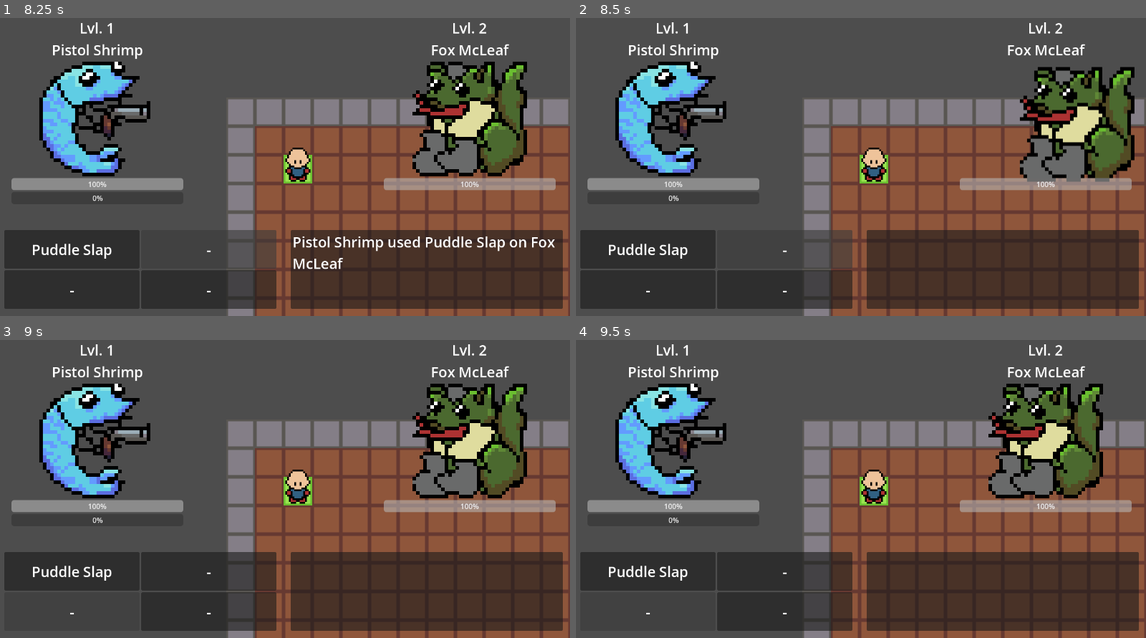
Above: before the commit, frames 1-4 (two rows, left to right).
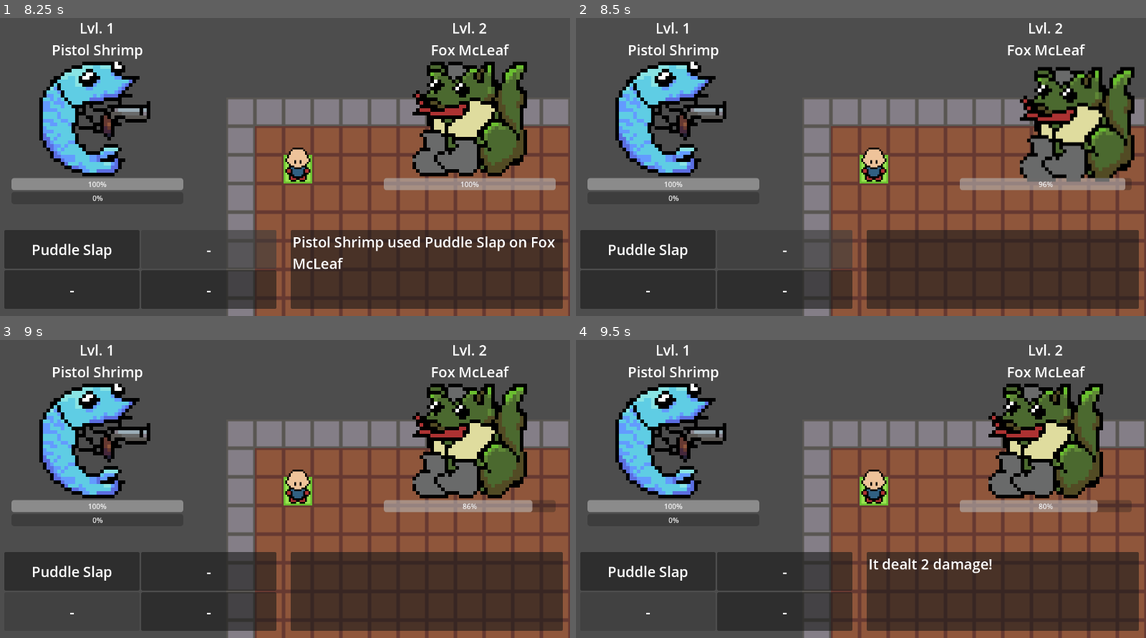
Above: after the commit, the same moments.

Repository: jevonsp/monster-tamer
Game: Godot game, scene res://main/main.tscn
The game is run twice, just before and just after one commit, with the same random seed, the same clock (stepped at 60 frames per second) and the same inputs.
Inputs:
- Up to frame 1 (8.25 s): tap Enter at 0.5 s; hold D (right) 0.53-1.28 s; hold Space (yes) 0.53-1.28 s; hold S (down) 1.28-2.03 s; tap Space (yes) at 1.35, 2.85, 4.35 s; hold D (right) 2.03-2.78 s; hold Space (yes) 2.03-2.78 s; hold W (up) 2.78-3.53 s; hold Space (yes) 3.53-4.28 s; hold A (left) 3.53-5.03 s; tap Escape (no) at 4.15 s; hold S (down) 5.03-5.75 s; hold Space (yes) 5.03-5.75 s; click "Party" at 5.75 s; click "Fight" at 6.5 s; click "Puddle Slap" at 7.25 s; click "-" at 8 s
- Up to frame 2 (8.5 s): no input
- Up to frame 3 (9 s): click "-" at 8.75 s
- Up to frame 4 (9.5 s): no input

Frame 1 is identical in both runs. In frame 2, less than 0.1% of the frame differs, in the area x 80-98%, y 53-58%; in frame 3, 0.2%; in frame 4, 0.7%, in the area x 51-98%, y 53-79%.

Commit message:
Move Sequencing/Await Completed

Diff:
--- a/battle/battle.gd
+++ b/battle/battle.gd
@@ -2,7 +2,19 @@
 enum VisibilityState {OPTIONS, MOVES}
 var vis_state: VisibilityState = VisibilityState.OPTIONS
 
-var processing: bool = false
+var processing: bool = false:
+	set(value):
+		processing = value
+		if not processing:
+			var focused = get_viewport().gui_get_focus_owner()
+			if focused:
+				focused.release_focus()
+		else:
+			match vis_state:
+				VisibilityState.OPTIONS:
+					focus_last_used_option(last_focused_option)
+				VisibilityState.MOVES:
+					focus_last_used_move(last_focused_move)
 
 var player_actor
 var enemy_actor
@@ -47,9 +59,7 @@
 	bind_buttons()
 
 
-func _input(event: InputEvent) -> void:
-	if not processing:
-		return
+func _unhandled_input(event: InputEvent) -> void:
 	match vis_state:
 		VisibilityState.OPTIONS:
 			if event.is_action_pressed("no"):
@@ -153,6 +163,7 @@
 	enemy_hp_bar.max_value = enemy_actor.max_hitpoints
 	enemy_hp_bar.value = enemy_actor.current_hitpoints
 	enemy_hp_bar.actor = enemy_actor
+
 
 func update_exp() -> void:
 	var max_exp = Monster.EXPERIENCE_PER_LEVEL * player_actor.level
@@ -214,6 +225,7 @@
 
 	# TODO: Signals ?
 	processing = false
+	print("set processing: ", processing)
 	#get_enemy_action()
 	execute_turn_queue()
 
@@ -295,11 +307,10 @@
 		var actor = data[0]
 		var target = data[1]
 
-		action.execute(actor, target)
+		await action.execute(actor, target)
 
 	clear_turn_queue()
 	processing = true
-
 
 func clear_turn_queue() -> void:
 	turn_queue.clear()
--- a/battle/hp_bar.gd
+++ b/battle/hp_bar.gd
@@ -1,2 +1,17 @@
 extends ProgressBar
 var actor
+
+func _ready() -> void:
+	Global.send_hitpoints_change.connect(_on_send_hitpoints_change)
+
+
+func _on_send_hitpoints_change(target: Monster, new_hp: int) -> void:
+	if target != actor:
+		return
+
+	var tween = get_tree().create_tween()
+	tween.tween_property(self, "value", new_hp, Global.DEFAULT_DELAY)
+
+	await tween.finished
+
+	Global.hitpoints_animation_complete.emit()
--- a/battle/label.gd
+++ b/battle/label.gd
@@ -14,11 +14,14 @@
 		return
 	if event.is_action_pressed("yes"):
 		advance_text()
+		get_viewport().set_input_as_handled()
 
 
 func load_text(ta: Array[String], auto_complete: bool) -> void:
 	text_array = ta
 	is_auto_complete = auto_complete
+	if not is_auto_complete:
+		processing = true
 	text_index = text_array.size() - 1
 	if text_index <= -1:
 		return
@@ -43,6 +46,7 @@
 	Global.text_box_complete.emit()
 	clean_up()
 
+
 func clean_up() -> void:
 	text = ""
 	processing = false
--- a/classes/Monster.gd
+++ b/classes/Monster.gd
@@ -14,6 +14,8 @@
 @export var speed: int = 1
 
 @export var moves: Array = []
+
+@export var is_fainted: bool = false
 
 func set_monster_data(md: MonsterData) -> void:
 	monster_data = md
@@ -49,4 +51,11 @@
 
 
 func take_damage(amount: int) -> void:
-	pass
+	current_hitpoints = max(0, current_hitpoints - amount)
+	if current_hitpoints <= 0:
+		faint()
+	Global.send_hitpoints_change.emit(self, current_hitpoints)
+
+
+func faint():
+	is_fainted = true
--- a/classes/Move.gd
+++ b/classes/Move.gd
@@ -3,15 +3,24 @@
 
 @export var name: String = ""
 @export var animation: PackedScene
-@export var base_power: int = 5
+@export var base_power: int = 2
 @export_range(-5, 5) var priority: int = 0
 @export var is_self_targeting: bool = false
 @export_multiline var description: String = ""
 
 
 func execute(actor: Monster, target: Monster):
-	var text: Array[String] = ["%s used %s on %s" % [actor.name, name, target.name]]
-	Global.send_text_box.emit(text, true)
+	var damage = base_power
+	var pre_text: Array[String] = ["%s used %s on %s" % [actor.name, name, target.name]]
+
+	Global.send_text_box.emit(pre_text, true)
 	Global.send_move_animation.emit(animation)
 	await Global.move_animation_complete
 	Global.send_sprite_shake.emit(target)
+
+	target.take_damage(damage)
+	await Global.hitpoints_animation_complete
+
+	var post_text: Array[String] = ["It dealt %s damage!" % [damage]]
+	Global.send_text_box.emit(post_text, false)
+	await Global.text_box_complete
--- a/main/Global.gd
+++ b/main/Global.gd
@@ -18,5 +18,6 @@
 # Sprite Shake
 signal send_sprite_shake(target: Monster)
 # Hitpoints
-signal hitpoints_changed(target: Monster, old_hp: int, new_hp: int)
+signal send_hitpoints_change(target: Monster, new_hp: int)
+signal hitpoints_animation_complete
 @warning_ignore_restore("unused_signal")
